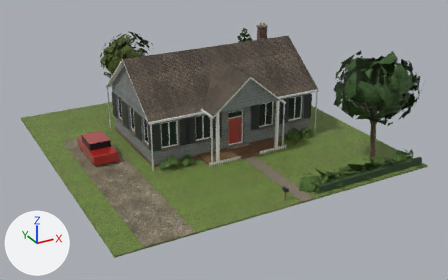
The glTF model models/real/zones/r1/house_bungalow.glb as it was, and as the next commit left it.
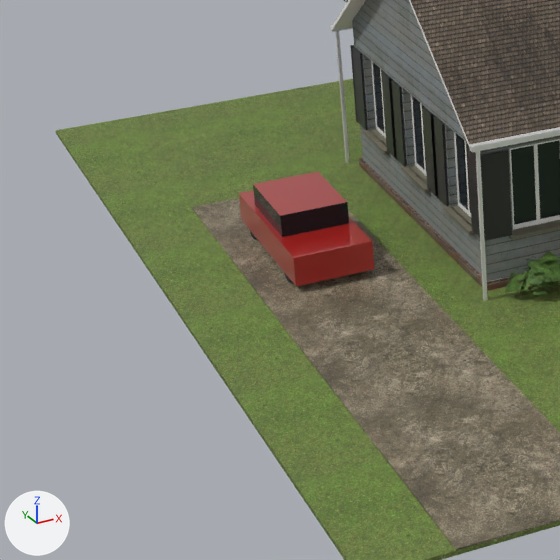
Each version appears first whole from a camera (50 mm lens) standing at (-0.813, -1.592, 0.785) and looking at (0.019, -0.08, 0.03), and next in a close-up on the part from 1% to 39% of the width and 28% to 89% of the height. The lights are fixed; the arrows at lower left show +X, +Y and +Z. The older version's two pictures come first. Vertices at exactly the same position are counted once.

Before the edit, the objects in view are built like this:
```python
ob_house_bungalow_body = bpy.data.objects.new('house_bungalow_body', me_house_bungalow_body)
ob_house_bungalow_body.location = (0.0, 0.0, 0.0)
ob_house_bungalow_foliage = bpy.data.objects.new('house_bungalow_foliage', me_house_bungalow_foliage)
ob_house_bungalow_foliage.location = (0.0, 0.0, 0.0)
```
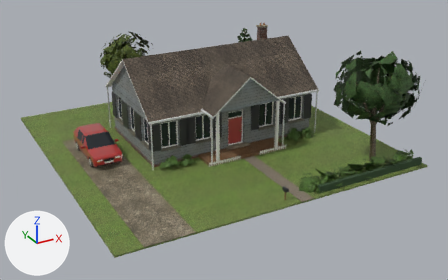
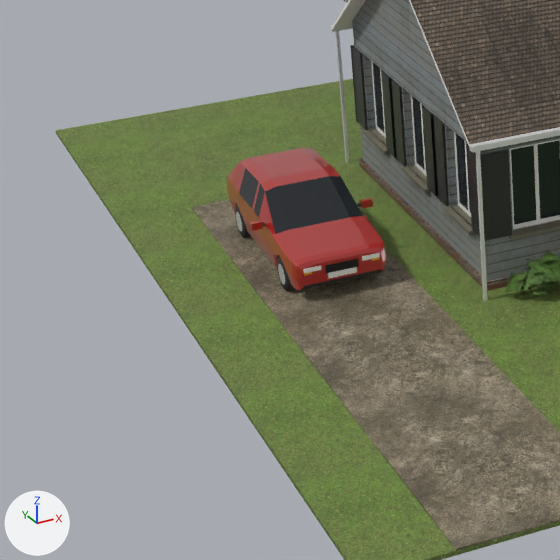
Location of each change, (x1, y1, x2, y2) in pixels of the close-ups (560 x 560 px):
part 1 of me_house_bungalow_body, added
    after: (250, 220, 263, 231)
part 2 of me_house_bungalow_body, added
    after: (360, 198, 373, 208)
part 3 of me_house_bungalow_body, added
    after: (303, 265, 322, 273)
part 4 of me_house_bungalow_body, added
    after: (362, 253, 380, 261)
part 5 of me_house_bungalow_body, added
    after: (325, 258, 359, 273)
part 6 of me_house_bungalow_body, added
    after: (328, 267, 357, 279)
part 7 of me_house_bungalow_body, rebuilt
    before: (239, 190, 374, 286)
    after: (226, 148, 386, 290)
part 8 of me_house_bungalow_body, deleted
    before: (253, 172, 349, 237)
part 9 of me_house_bungalow_body, built on (mostly hidden)
    before: (250, 231, 292, 282)
    after: (235, 205, 295, 291)

The change, as a list of edits to the scene's bpy script:
```text
Add img_car_atlas_emit:
    img_car_atlas_emit = load_image('car_atlas_emit', '_unpacked/car_atlas_emit', 128, 64, 'sRGB')
Add img_car_atlas_diff:
    img_car_atlas_diff = load_image('car_atlas_diff', '_unpacked/car_atlas_diff', 128, 64, 'sRGB')
Add img_car_atlas_arm:
    img_car_atlas_arm = load_image('car_atlas_arm', '_unpacked/car_atlas_arm', 128, 64, 'Non-Color')
Add mat_car_atlas:
    mat_car_atlas = bpy.data.materials.new('Car_Atlas')
    # uses the picture img_car_atlas_arm
    # uses the picture img_car_atlas_diff
    # uses the picture img_car_atlas_emit
Change me_house_bungalow_body:
    used by ob_house_bungalow_body; location = (0.0, 0.0, 0.0)
    remove me_house_bungalow_body.from_pydata(...)  # 1568 vertices, 1860 faces; spans x -0.47..0.47, y -0.47..0.47, z -0.001..0.324
    add me_house_bungalow_body.from_pydata(...)  # 2310 vertices, 2976 faces; spans x -0.47..0.47, y -0.47..0.47, z -0.001..0.324
    me_house_bungalow_body part 1: a new loose piece, a box spanning x -0.391..-0.381, y 0.0204..0.0246, z 0.0498..0.0562, in mat_paint_red (red #ad211d)
    me_house_bungalow_body part 2: a new loose piece, a box spanning x -0.289..-0.279, y 0.0204..0.0246, z 0.0498..0.0562, in mat_paint_red (red #ad211d)
    me_house_bungalow_body part 3: a new loose piece, a box spanning x -0.3694..-0.3535, y -0.053..-0.05, z 0.034..0.038, in mat_car_atlas
    me_house_bungalow_body part 4: a new loose piece, a box spanning x -0.3165..-0.3006, y -0.053..-0.05, z 0.034..0.038, in mat_car_atlas
    me_house_bungalow_body part 5: a new loose piece, a box spanning x -0.3498..-0.3202, y -0.0529..-0.0505, z 0.0295..0.037, in mat_car_atlas
    me_house_bungalow_body part 6: a new loose piece, a box spanning x -0.348..-0.322, y -0.0528..-0.0526, z 0.02413..0.02988, in mat_car_atlas
    me_house_bungalow_body part 7: the loose piece of 8 vertices spanning x -0.371..-0.299, y -0.031..0.131, z 0.013..0.04 is rebuilt with 270 vertices and now spans x -0.379..-0.291, y -0.052..0.153, z 0.016..0.079
    me_house_bungalow_body part 8: the loose piece of 8 vertices spanning x -0.366..-0.304, y 0.016..0.097, z 0.04..0.061 is deleted
    me_house_bungalow_body part 9: 64 vertices removed from x -0.37..-0.3, y -0.013..0.113, z 0.004..0.026; 448 vertices added at x -0.378..-0.292, y -0.03..0.128, z 0.004..0.035
    other edits to the shape of me_house_bungalow_body do not show in these pictures
    remove me_house_bungalow_body.materials.append(mat_glass_car)  # dark grey #272c30
    remove me_house_bungalow_body.materials.append(mat_rubber)  # black #2c2c2f
    add me_house_bungalow_body.materials.append(mat_car_atlas)
```
